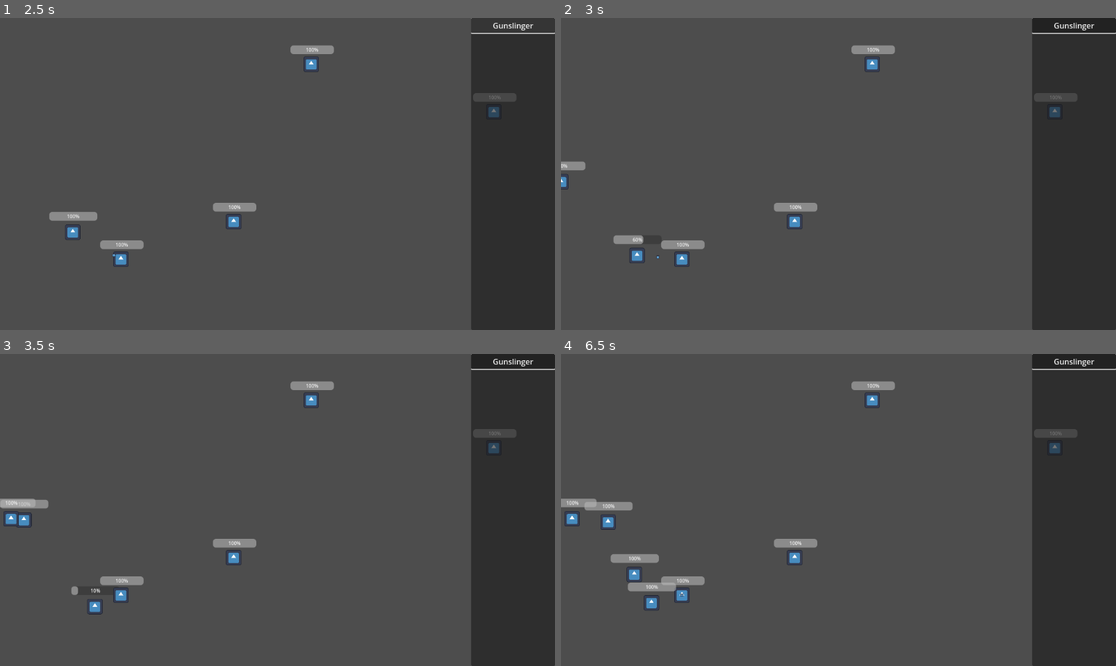
Above: before the commit, frames 1-4 (two rows, left to right).
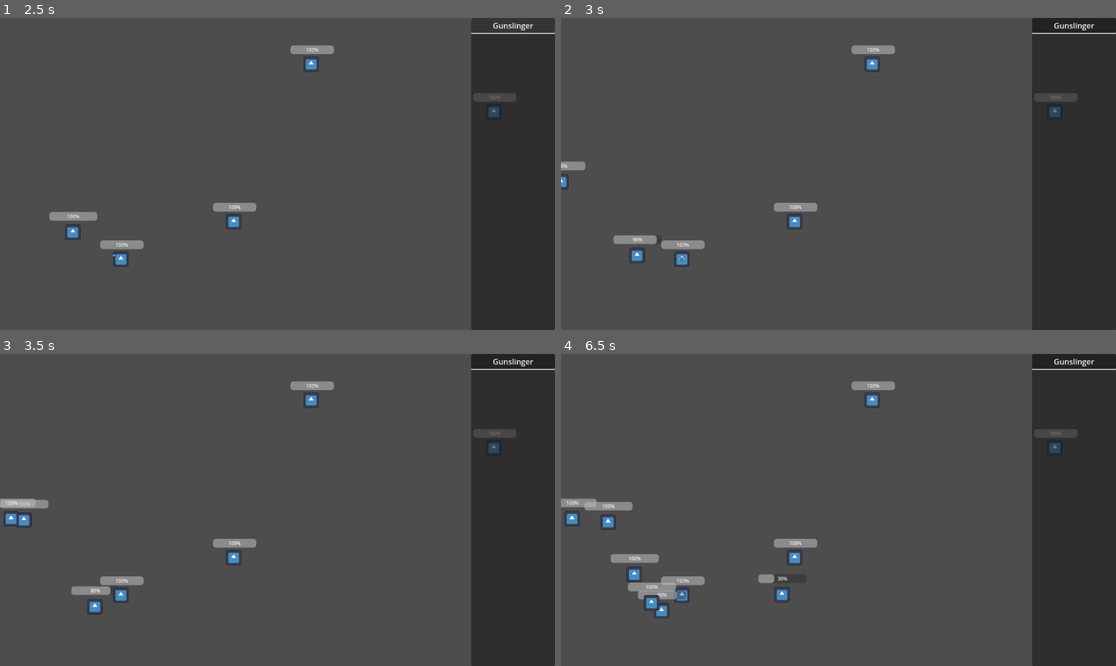
Above: after the commit, the same moments.

Repository: TheSmileyDroid/gunslingers
Game: Godot game, scene res://scenes/game.tscn
Two runs of this game, one before a commit and one after it. Both use one fixed random seed, a clock stepped at 60 frames per second and the inputs below. The engine's default icon, where the game draws it, is replaced by a stand-in: a white triangle on a blue panel in a dark square.
Inputs (mouse positions are in pixels of both pictures, inside the frame that each line leads up to):
- Up to frame 1 (2.5 s): click "Gunslinger" at 0.5 s; click "Gunslinger" at 1.25 s; click "Gunslinger" at 2 s
- Up to frame 2 (3 s): tap Enter (ui_accept) at 2.75 s; move the mouse to (960, 158) at 2.77 s
- Up to frame 3 (3.5 s): tap Enter (ui_accept) at 3.02 s
- Up to frame 4 (6.5 s): move the mouse to (727, 525) at 3.52 s; tap Enter (ui_accept) at 3.77, 5.27, 6.02 s; move the mouse to (894, 441) at 4.27 s; move the mouse to (810, 572) at 5.02 s; move the mouse to (1005, 556) at 5.77 s

Frame 1 is identical in both runs. In frame 2, less than 0.1% of the frame differs, in the area x 12-23%, y 69-78%; in frame 3, 0.2%; in frame 4, 0.5%, in the area x 13-42%, y 70-85%.

Commit message:
feat: Adiciona sistema de salvamento e interface de estatísticas do personagem
- Adiciona [resources/save.gd](resources/save.gd) para salvar o progresso do jogo.
- Adiciona [scripts/ui/character_stats.gd](scripts/ui/character_stats.gd) e atualiza [scenes/ui.tscn](scenes/ui.tscn) para exibir as estatísticas do personagem.
- Modifica [scripts/game_manager.gd](scripts/game_manager.gd) e [scripts/character.gd](scripts/character.gd) para suportar o novo sistema.
- Adiciona [scripts/global/events.gd](scripts/global/events.gd) para gerenciamento de eventos globais.
- Atualiza [resources/character_stats.gd](resources/character_stats.gd) e [scenes/game.tscn](scenes/game.tscn).
- Modifica [project.godot](project.godot) para atualizar as configurações do projeto.

Diff:
--- a/project.godot
+++ b/project.godot
@@ -14,3 +14,7 @@
 run/main_scene="res://scenes/game.tscn"
 config/features=PackedStringArray("4.3", "Forward Plus")
 config/icon="res://icon.svg"
+
+[autoload]
+
+Events="*res://scripts/global/events.gd"
--- a/resources/character_stats.gd
+++ b/resources/character_stats.gd
@@ -3,5 +3,27 @@
 @export var health: int = 100
 @export var damage: int = 10
 @export var speed: float = 100.0
-@export var fire_rate: float = 1.0
+@export var cooldown: float = 0.5
 @export var strategy: AttackComponent.Strategy = AttackComponent.Strategy.first
+
+func _display_strategy(t_strategy: AttackComponent.Strategy) -> String:
+    match t_strategy:
+        AttackComponent.Strategy.first:
+            return "First"
+        AttackComponent.Strategy.last:
+            return "Last"
+        AttackComponent.Strategy.strongest:
+            return "Strongest"
+        AttackComponent.Strategy.weakest:
+            return "Weakest"
+
+    return "Unknown"
+
+func to_display_string() -> String:
+    return "Health: {health}\nDamage: {damage}\nSpeed: {speed}\nCooldown: {cooldown}\nStrategy: {strategy}".format({
+        "health": health,
+        "damage": damage,
+        "speed": speed,
+        "cooldown": cooldown,
+        "strategy": _display_strategy(strategy)
+    })
--- /dev/null
+++ b/resources/save.gd
@@ -0,0 +1,8 @@
+extends Resource
+class_name SaveData
+
+@export var save_version: int = 1
+@export var name: String = "Player"
+@export var current_level: String = "test"
+@export var time_played: float = 0.0
+@export var money: int = 0
--- a/scenes/game.tscn
+++ b/scenes/game.tscn
@@ -1,7 +1,16 @@
-[gd_scene load_steps=3 format=3 uid="uid://dbhi8i1hbcyot"]
+[gd_scene load_steps=6 format=3 uid="uid://dbhi8i1hbcyot"]
 
 [ext_resource type="Script" path="res://scripts/game_manager.gd" id="1_86755"]
 [ext_resource type="PackedScene" uid="uid://c2pvjpt5f1vxb" path="res://scenes/ui.tscn" id="2_mw3pj"]
+[ext_resource type="Script" path="res://scripts/ui/character_stats.gd" id="3_rtxq1"]
+
+[sub_resource type="SystemFont" id="SystemFont_e242o"]
+font_names = PackedStringArray("Sans-Serif")
+generate_mipmaps = true
+force_autohinter = true
+
+[sub_resource type="LabelSettings" id="LabelSettings_6waci"]
+font = SubResource("SystemFont_e242o")
 
 [node name="Game" type="Node2D"]
 script = ExtResource("1_86755")
@@ -9,3 +18,27 @@
 [node name="CanvasLayer" type="CanvasLayer" parent="."]
 
 [node name="Ui" parent="CanvasLayer" instance=ExtResource("2_mw3pj")]
+
+[node name="CanvasLayer2" type="CanvasLayer" parent="."]
+
+[node name="CharStats" type="PanelContainer" parent="CanvasLayer2"]
+offset_right = 83.0
+offset_bottom = 23.0
+script = ExtResource("3_rtxq1")
+
+[node name="MarginContainer" type="MarginContainer" parent="CanvasLayer2/CharStats"]
+layout_mode = 2
+size_flags_horizontal = 4
+size_flags_vertical = 4
+theme_override_constants/margin_left = 10
+theme_override_constants/margin_top = 10
+theme_override_constants/margin_right = 10
+theme_override_constants/margin_bottom = 10
+
+[node name="Label" type="Label" parent="CanvasLayer2/CharStats/MarginContainer"]
+custom_minimum_size = Vector2(200, 0)
+layout_mode = 2
+text = "Textooooo"
+label_settings = SubResource("LabelSettings_6waci")
+autowrap_mode = 3
+metadata/_edit_use_anchors_ = true
--- a/scenes/ui.tscn
+++ b/scenes/ui.tscn
@@ -7,6 +7,7 @@
 anchor_bottom = 1.0
 grow_horizontal = 2
 grow_vertical = 2
+mouse_filter = 1
 
 [node name="PanelContainer" type="PanelContainer" parent="."]
 layout_mode = 1
--- a/scripts/character.gd
+++ b/scripts/character.gd
@@ -17,7 +17,7 @@
     if has_node("AttackComponent"):
         attack_component = get_node("AttackComponent")
         attack_component.damage = stats.damage
-        attack_component.fire_rate = stats.fire_rate
+        attack_component.fire_rate = stats.cooldown
         attack_component.strategy = stats.strategy
     if has_node("AttackRangeComponent"):
         attack_range_component = get_node("AttackRangeComponent")
@@ -38,3 +38,9 @@
 
 func _on_area_exited(_body):
     pass
+
+func _mouse_enter() -> void:
+    Events.character_mouse_enter.emit(self)
+
+func _mouse_exit() -> void:
+    Events.character_mouse_exit.emit(self)
--- a/scripts/game_manager.gd
+++ b/scripts/game_manager.gd
@@ -5,7 +5,9 @@
 func _ready():
 	load_level(current_level)
 
+
 func load_level(level):
 	var level_scene = load("res://scenes/levels/%s.tscn" % level)
 	var level_instance = level_scene.instantiate()
 	add_child(level_instance)
+	Events.changed_level.emit(level)
--- /dev/null
+++ b/scripts/global/events.gd
@@ -0,0 +1,9 @@
+extends Node
+
+signal player_died
+signal player_won
+
+signal changed_level(level_name: String)
+
+signal character_mouse_enter(character: Character)
+signal character_mouse_exit(character: Character)
--- /dev/null
+++ b/scripts/ui/character_stats.gd
@@ -0,0 +1,18 @@
+extends PanelContainer
+
+func _ready() -> void:
+	visible = false
+	Events.character_mouse_enter.connect(_display_character_info)
+	Events.character_mouse_exit.connect(_handle_mouse_exit)
+
+
+func _display_character_info(character: Character) -> void:
+	position = get_viewport().get_mouse_position()
+	visible = true
+
+	var label: Label = get_node("MarginContainer/Label")
+	label.text = character.stats.to_display_string()
+
+
+func _handle_mouse_exit(_character: Character) -> void:
+	visible = false
